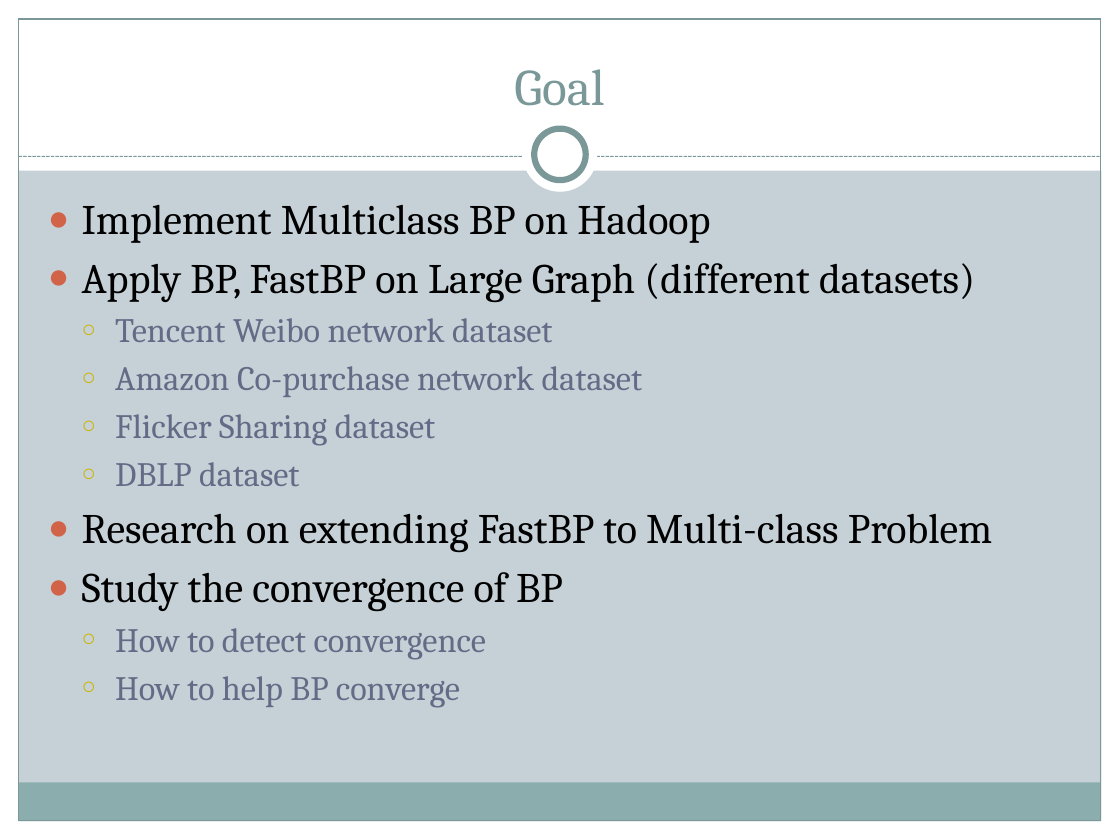
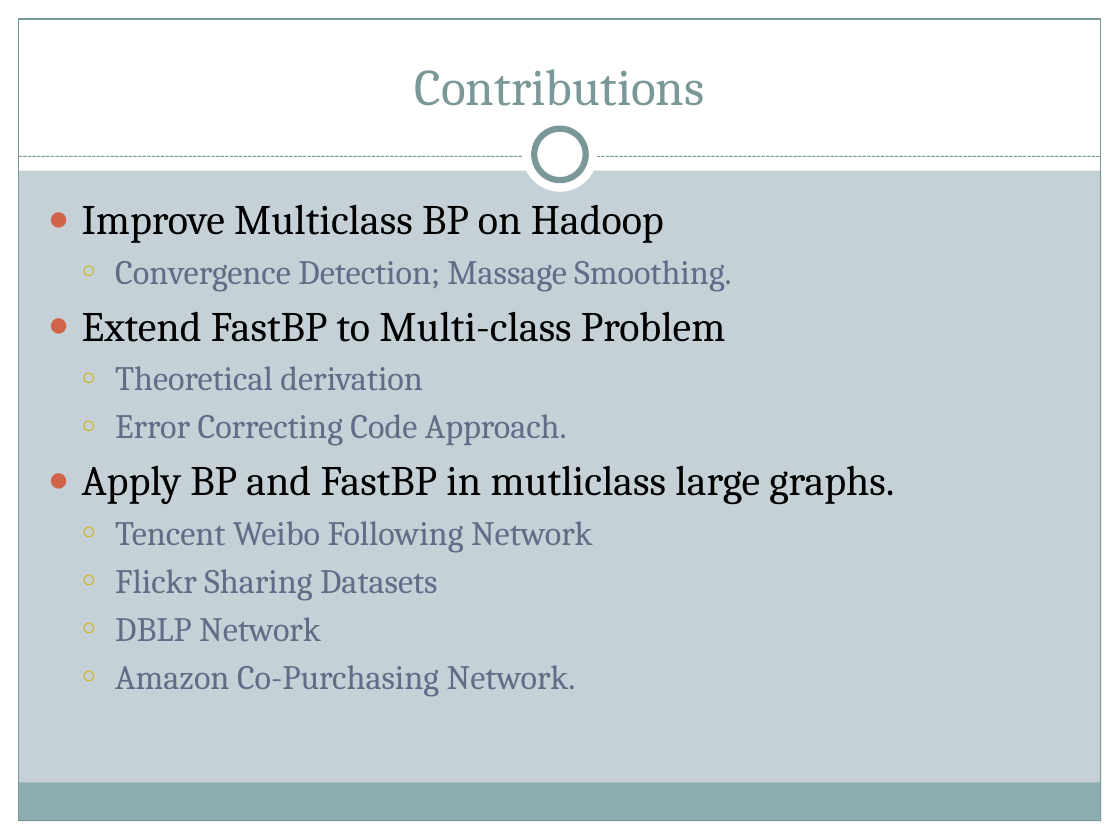
Before and after one commit to lazyplus/826Code, a slide deck: slide 3 of DOC/The Implementation and Application of Multiclass belief propagation on hadoop.pptx (slide 4 before the commit). Drawn at 1120x840 pixels with LibreOffice and Linux fonts; fonts in the diff are those of the drawing. Boxes give left, top, right and bottom in pixels: in the first picture for what was removed or moved away, otherwise in the second. Text is boxed around its words. In the diff, an @@ line names an element or a change of style, - is before the commit and + after.

```diff
--- a/DOC/The Implementation and Application of Multiclass belief propagation on hadoop.pptx
+++ b/DOC/The Implementation and Application of Multiclass belief propagation on hadoop.pptx
@@ title at [415, 69, 705, 106]: text changed @@
-Goal
+Contributions
@@ text at [82, 204, 894, 696]: text changed; size 27 to 22 pt; text colour #000000 to #646B86 @@
-● Implement Multiclass BP on Hadoop
-● Apply BP, FastBP on Large Graph (different datasets)
-  ○ Tencent Weibo network dataset
-  ○ Amazon Co-purchase network dataset
-  ○ Flicker Sharing dataset
-  ○ DBLP dataset
-● Research on extending FastBP to Multi-class Problem
-● Study the convergence of BP
-  ○ How to detect convergence
-  ○ How to help BP converge
+● Improve Multiclass BP on Hadoop
+  ○ Convergence Detection; Massage Smoothing.
+● Extend FastBP to Multi-class Problem
+  ○ Theoretical derivation
+  ○ Error Correcting Code Approach.
+● Apply BP and FastBP in mutliclass large graphs.
+  ○ Tencent Weibo Following Network
+  ○ Flickr Sharing Datasets
+  ○ DBLP Network
+  ○ Amazon Co-Purchasing Network.
```
Also in this commit, not shown: 4 other slides changed, 2 slides added, 2 slides removed, 3 other files.
